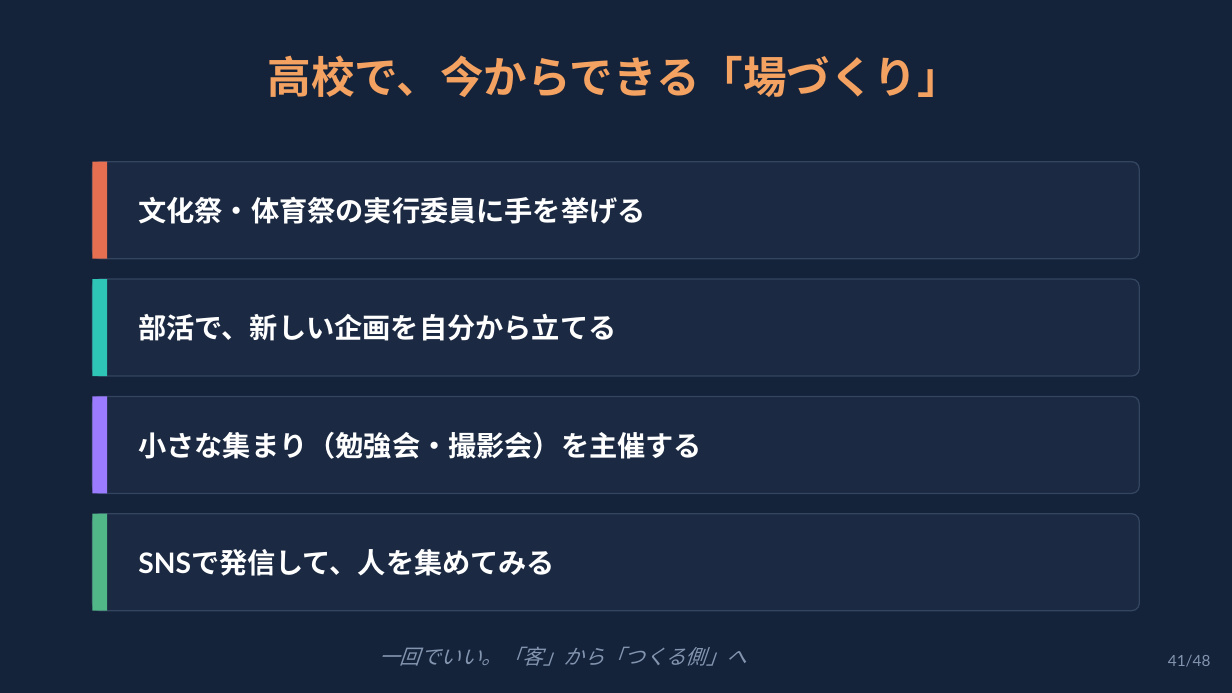
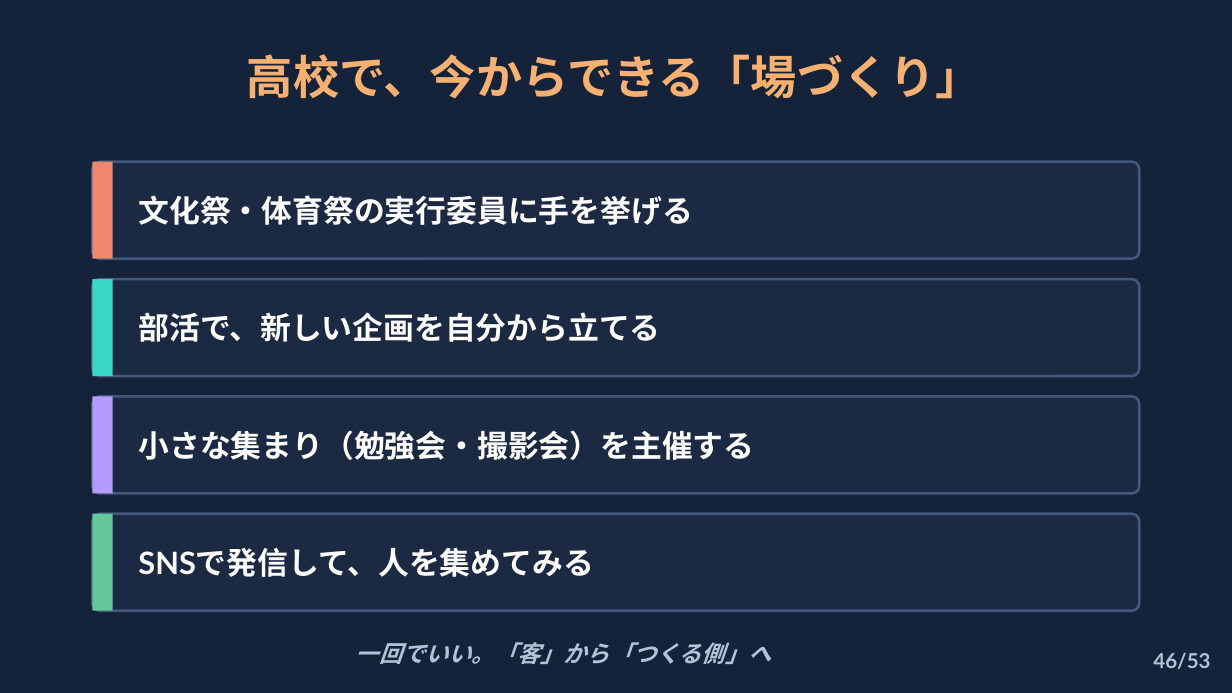
Before and after one commit to syukugennmathto/claude-daily-routines, a slide deck: slide 46 of build/career_talk_setagaya.pptx (slide 41 before the commit). Drawn at 1232x693 pixels with LibreOffice and Linux fonts; fonts in the diff are those of the drawing. Boxes give left, top, right and bottom in pixels: in the first picture for what was removed or moved away, otherwise in the second. Text is boxed around its words. In the diff, an @@ line names an element or a change of style, - is before the commit and + after.

```diff
--- a/build/career_talk_setagaya.pptx
+++ b/build/career_talk_setagaya.pptx
@@ text "高校で、今からできる「場づくり」" at (x1=247, y1=54, x2=982, y2=99): size 34 to 36 pt, text colour #F4A261 to #F6B071 @@
@@ rectangle resized from (x1=92, y1=162, x2=107, y2=259) to (x1=92, y1=162, x2=113, y2=259) @@
@@ rectangle at (x1=92, y1=162, x2=113, y2=259): fill #E76F51 to #F0866B @@
@@ rectangle resized from (x1=92, y1=279, x2=107, y2=376) to (x1=92, y1=279, x2=113, y2=376) @@
@@ rectangle at (x1=92, y1=279, x2=113, y2=376): fill #2EC4B6 to #3AD6C6 @@
@@ rectangle resized from (x1=92, y1=396, x2=107, y2=494) to (x1=92, y1=396, x2=113, y2=494) @@
@@ rectangle at (x1=92, y1=396, x2=113, y2=494): fill #9B7BFF to #B39BFF @@
@@ outline #33455F 1 pt to #44597A 2 pt in 4 elements at (x1=92, y1=162, x2=1140, y2=259), (x1=92, y1=279, x2=1140, y2=376), (x1=92, y1=396, x2=1140, y2=494), (x1=92, y1=514, x2=1140, y2=611) @@
@@ rectangle resized from (x1=92, y1=514, x2=107, y2=611) to (x1=92, y1=514, x2=113, y2=611) @@
@@ rectangle at (x1=92, y1=514, x2=113, y2=611): fill #52B788 to #63C79A @@
@@ size 22 to 24 pt in 4 elements at (x1=138, y1=195, x2=692, y2=225), (x1=138, y1=312, x2=660, y2=342), (x1=138, y1=430, x2=754, y2=460), (x1=138, y1=547, x2=594, y2=577) @@
@@ text "一回でいい。「客」から「つくる側」へ" at (x1=356, y1=642, x2=771, y2=664): size 16 to 18 pt, text colour #8294AE to #B4C2D6, bold on @@
@@ text at (x1=1153, y1=653, x2=1210, y2=669): text changed; size 12 to 16 pt; text colour #8294AE to #B4C2D6; bold on @@
-41/48
+46/53
```
Also in this commit, not shown: 47 other slides changed, 5 slides added, 3 other files.
